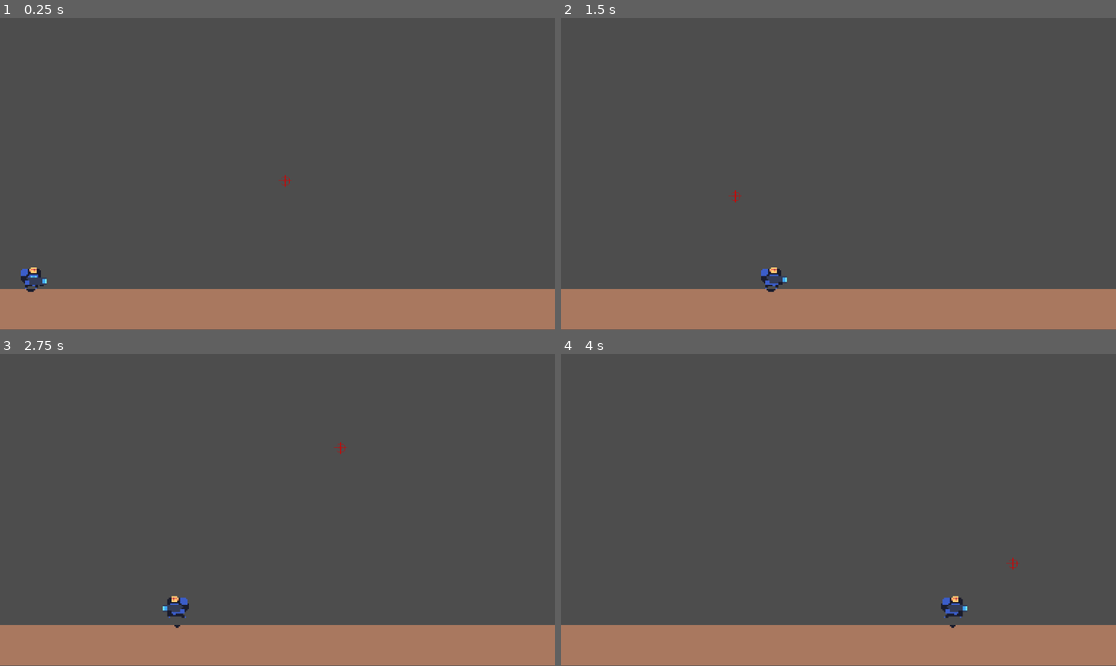
Above: before the commit, frames 1-4 (two rows, left to right).
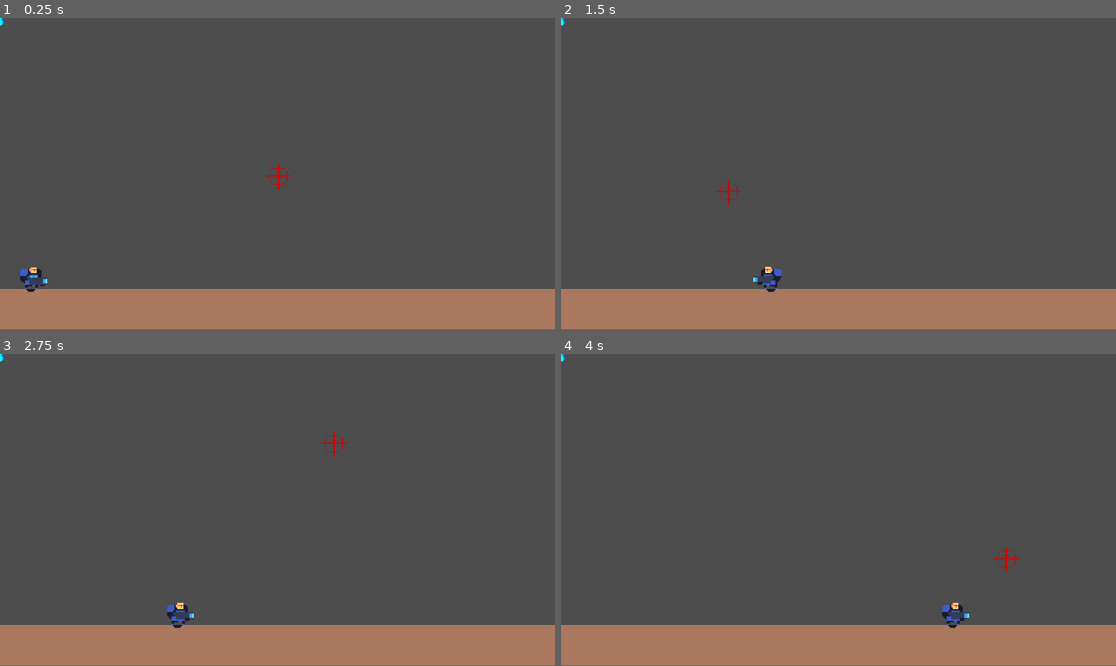
Above: after the commit, the same moments.

Repository: AndyLouisM/testingplayercode_M2
Game: Godot game, scene res://floor.tscn
Same seed, same stepped clock (60 frames per second), same inputs: the game is played once before the commit and once after it.
Inputs (mouse positions are in pixels of both pictures, inside the frame that each line leads up to):
- Up to frame 1 (0.25 s): no input
- Up to frame 2 (1.5 s): move the mouse to (960, 158) at 0.52 s; hold D (right) from 0.53 s (still down); click (960, 158) at 0.6 s; tap W (up) at 0.77 s; move the mouse to (727, 189) at 1.27 s; click (727, 189) at 1.35 s
- Up to frame 3 (2.75 s): tap W (up) at 1.52 s; move the mouse to (333, 441) at 2.02 s; release D (right) at 2.03 s; hold A (left) from 2.03 s (still down); click (333, 441) at 2.1 s
- Up to frame 4 (4 s): move the mouse to (810, 572) at 2.77 s; release A (left) at 2.78 s; hold D (right) from 2.78 s (still down); click (810, 572) at 2.85 s; tap W (up) at 3.02, 3.77 s; move the mouse to (1005, 556) at 3.52 s; click (1005, 556) at 3.6 s

The runs differ from the first frame. In frame 1, 0.1% of the frame differs, in the area x 0-53%, y 0-86%; in frame 2, 0.3%; in frame 3, 0.4%; in frame 4, 0.4%, in the area x 0-83%, y 0-88%.
Error after the commit: Invalid type in function 'connect' in base 'AnimatedSprite2D'. Cannot convert argument 2 from Nil to Callable. (res://floor.gd:25)

Commit message:
testing new player movement fix, and chases mouse location

Diff:
--- a/CharacterBody2D.gd
+++ b/CharacterBody2D.gd
@@ -1,4 +1,4 @@
-extends AnimatedSprite2D
+class_name PlayerBody extends AnimatedSprite2D
 
 @export var speed = 100
 
--- a/TextureRect.gd
+++ b/TextureRect.gd
@@ -1,14 +1,19 @@
-extends TextureRect
+class_name cursor extends TextureRect
 @export var mouse_position = Vector2.ZERO
-var foll
+
 
 func _ready():
+	Input.set_mouse_mode(Input.MOUSE_MODE_HIDDEN)
 	pass
 
 
 
 func _process(delta):
 	mouse_position = get_viewport().get_mouse_position()
-	self.position = mouse_position
-	#print(self.position)
+	self.position = mouse_position + Vector2(-30, -25)
+
 	pass
+
+
+func get_cursor_location():
+	return self.position
--- /dev/null
+++ b/bullet.tscn
@@ -0,0 +1,38 @@
+[gd_scene load_steps=6 format=3 uid="uid://b8l2i4rna2s3o"]
+
+[ext_resource type="Texture2D" uid="uid://knn1chs6twho" path="res://image-removebg-preview (1).png" id="1_xcnw1"]
+[ext_resource type="Texture2D" uid="uid://chvaocq6q1wsr" path="res://image-removebg-preview (2).png" id="2_l84bw"]
+
+[sub_resource type="AtlasTexture" id="AtlasTexture_udrhy"]
+atlas = ExtResource("2_l84bw")
+region = Rect2(0, 0, 180, 180)
+
+[sub_resource type="SpriteFrames" id="SpriteFrames_i1c75"]
+animations = [{
+"frames": [{
+"duration": 1.0,
+"texture": ExtResource("1_xcnw1")
+}, {
+"duration": 1.0,
+"texture": SubResource("AtlasTexture_udrhy")
+}],
+"loop": true,
+"name": &"default",
+"speed": 5.0
+}]
+
+[sub_resource type="RectangleShape2D" id="RectangleShape2D_7jdjw"]
+size = Vector2(60, 126.642)
+
+[node name="Area2D" type="Area2D"]
+
+[node name="AnimatedSprite2D" type="AnimatedSprite2D" parent="."]
+texture_filter = 1
+scale = Vector2(0.15, 0.15)
+sprite_frames = SubResource("SpriteFrames_i1c75")
+frame_progress = 0.884496
+
+[node name="CollisionShape2D" type="CollisionShape2D" parent="."]
+position = Vector2(1.5, 6.83854)
+scale = Vector2(0.15, 0.139583)
+shape = SubResource("RectangleShape2D_7jdjw")
--- /dev/null
+++ b/floor.gd
@@ -0,0 +1,30 @@
+extends Node2D
+
+var bullet_instance_scene = preload("res://bullet.tscn")
+
+# Called when the node enters the scene tree for the first time.
+func _ready():
+	pass
+
+
+# Called every frame. 'delta' is the elapsed time since the previous frame.
+func _process(delta):
+	var mouse_location = Vector2.ZERO
+	mouse_location = get_child(2).get_child(0).get_cursor_location()
+
+	var player_animation_2D = get_child(1).get_child(0)
+	var player_location = Vector2.ZERO
+	player_location = get_child(1).get_player_position()
+
+
+	if (mouse_location.x <= player_location.x):
+		player_animation_2D.play("idle_left")
+	elif (mouse_location.x > player_location.x):
+		player_animation_2D.play("idle_right")
+
+	player_animation_2D.connect("shooting", the_shooting_signal(), 0)
+	pass
+
+func the_shooting_signal():
+	bullet_instance_scene.instantiate()
+	pass
--- a/floor.tscn
+++ b/floor.tscn
@@ -1,14 +1,17 @@
-[gd_scene load_steps=4 format=3 uid="uid://cw4ln85tw8qjs"]
+[gd_scene load_steps=6 format=3 uid="uid://cw4ln85tw8qjs"]
 
 [ext_resource type="PackedScene" uid="uid://tas2bojqxb7t" path="res://player.tscn" id="1_72nja"]
+[ext_resource type="Script" path="res://floor.gd" id="1_w1hhc"]
 [ext_resource type="PackedScene" uid="uid://ci2wylrmly0ip" path="res://player_cursor.tscn" id="2_0gb1b"]
+[ext_resource type="PackedScene" uid="uid://b8l2i4rna2s3o" path="res://bullet.tscn" id="4_e40j1"]
 
 [sub_resource type="RectangleShape2D" id="RectangleShape2D_b3lm4"]
 size = Vector2(1152, 84)
 
 [node name="Node2D" type="Node2D"]
+script = ExtResource("1_w1hhc")
 
-[node name="ColorRect" type="ColorRect" parent="."]
+[node name="Floor" type="ColorRect" parent="."]
 anchors_preset = 15
 anchor_right = 1.0
 anchor_bottom = 1.0
@@ -20,13 +23,16 @@
 size_flags_horizontal = 2
 color = Color(0.662745, 0.470588, 0.372549, 1)
 
-[node name="StaticBody2D" type="StaticBody2D" parent="ColorRect"]
+[node name="StaticBody2D" type="StaticBody2D" parent="Floor"]
 
-[node name="CollisionShape2D" type="CollisionShape2D" parent="ColorRect/StaticBody2D"]
+[node name="CollisionShape2D" type="CollisionShape2D" parent="Floor/StaticBody2D"]
 position = Vector2(576, 42)
 shape = SubResource("RectangleShape2D_b3lm4")
 
-[node name="CharacterBody2D" parent="." instance=ExtResource("1_72nja")]
+[node name="Player" parent="." instance=ExtResource("1_72nja")]
 position = Vector2(64, 518)
+scale = Vector2(3.09008, 3.02915)
 
 [node name="Control" parent="." instance=ExtResource("2_0gb1b")]
+
+[node name="Bullet" parent="." instance=ExtResource("4_e40j1")]
--- a/player.gd
+++ b/player.gd
@@ -1,9 +1,10 @@
-extends CharacterBody2D
+class_name Player extends CharacterBody2D
 
 @export var speed = 400
 @export var jump_timing = 0
 const gravity = 10000
-var reset_jump_timing = false
+var shooting = false
+signal shoot
 
 func get_input():
 	var input_direction = Input.get_vector("left", "right", "up", "down")
@@ -19,6 +20,10 @@
 	elif input_direction.x == 1:
 		$AnimatedSprite2D.play("walk_left")
 
+
+	if (Input.is_action_just_pressed("left_click")):
+		shooting = true
+		emit_signal("shoot")
 
 	velocity = input_direction * speed
 
@@ -41,22 +46,31 @@
 
 
 	if is_on_floor():
-		#print("Player on floor")
+
 		jump_timing = 0
 	if velocity.y <= ((-1 * 144)):
 		jump_timing += 1
-		#print("Player in air")
+
 	else:
 		velocity.y = delta * gravity
-		#print("playeer falling")
+
 
 	if jump_timing >= 20:
-		#print("player will fall")
 		velocity.y = (1 * speed)
 
 
+	move_and_slide()
+	shooting_bullet(shooting)
 
+func get_player_position():
+	while (velocity.y > 0):
+		return position
+	var no_jump_position = position
+	no_jump_position.y = 0
+	return no_jump_position
 
-	#print(mouse_position)
-	#print(velocity)
-	move_and_slide()
+func shooting_bullet(shooting):
+	if (shooting == false):
+		pass
+
+	pass
--- a/player.tscn
+++ b/player.tscn
@@ -162,7 +162,7 @@
 sprite_frames = SubResource("SpriteFrames_f26lg")
 animation = &"idle_left"
 autoplay = "idle_right"
-frame_progress = 0.636415
+frame_progress = 0.836221
 
 [node name="CollisionPolygon2D" type="CollisionPolygon2D" parent="."]
 polygon = PackedVector2Array(0, -1, 0, 0, -6, 0, -6, 1, -7, 1, -7, 8, -6, 8, -6, 9, -5, 9, -5, 10, -4, 10, -4, 14, 4, 14, 4, 13, 5, 13, 5, 11, 8, 11, 8, 10, 11, 10, 11, 5, 7, 5, 7, 1, 6, 1, 6, 0, 4, 0, 4, -1)
--- a/player_cursor.tscn
+++ b/player_cursor.tscn
@@ -11,12 +11,13 @@
 grow_horizontal = 2
 grow_vertical = 2
 
-[node name="TextureRect" type="TextureRect" parent="."]
+[node name="Cursor" type="TextureRect" parent="."]
 layout_mode = 0
-offset_left = 303.0
-offset_top = 87.0
-offset_right = 803.0
-offset_bottom = 587.0
-scale = Vector2(0.0666682, 0.0589036)
+offset_left = -17.0
+offset_top = -14.0
+offset_right = 483.0
+offset_bottom = 486.0
+scale = Vector2(0.135388, 0.122661)
 texture = ExtResource("1_4bir5")
+stretch_mode = 3
 script = ExtResource("2_23xx5")
--- a/project.godot
+++ b/project.godot
@@ -39,3 +39,8 @@
 "deadzone": 0.5,
 "events": []
 }
+left_click={
+"deadzone": 0.5,
+"events": [Object(InputEventMouseButton,"resource_local_to_scene":false,"resource_name":"","device":-1,"window_id":0,"alt_pressed":false,"shift_pressed":false,"ctrl_pressed":false,"meta_pressed":false,"button_mask":1,"position":Vector2(212, 11),"global_position":Vector2(216, 52),"factor":1.0,"button_index":1,"canceled":false,"pressed":true,"double_click":false,"script":null)
+]
+}
Binary file added: image-removebg-preview (1).png
Not shown, added: image-removebg-preview (1).png.import
Binary file added: image-removebg-preview (2).png
Not shown, added: image-removebg-preview (2).png.import
Not shown: 2 places in player.tscn that only renumber resources
Not shown, added: m15_2024_2.zip
